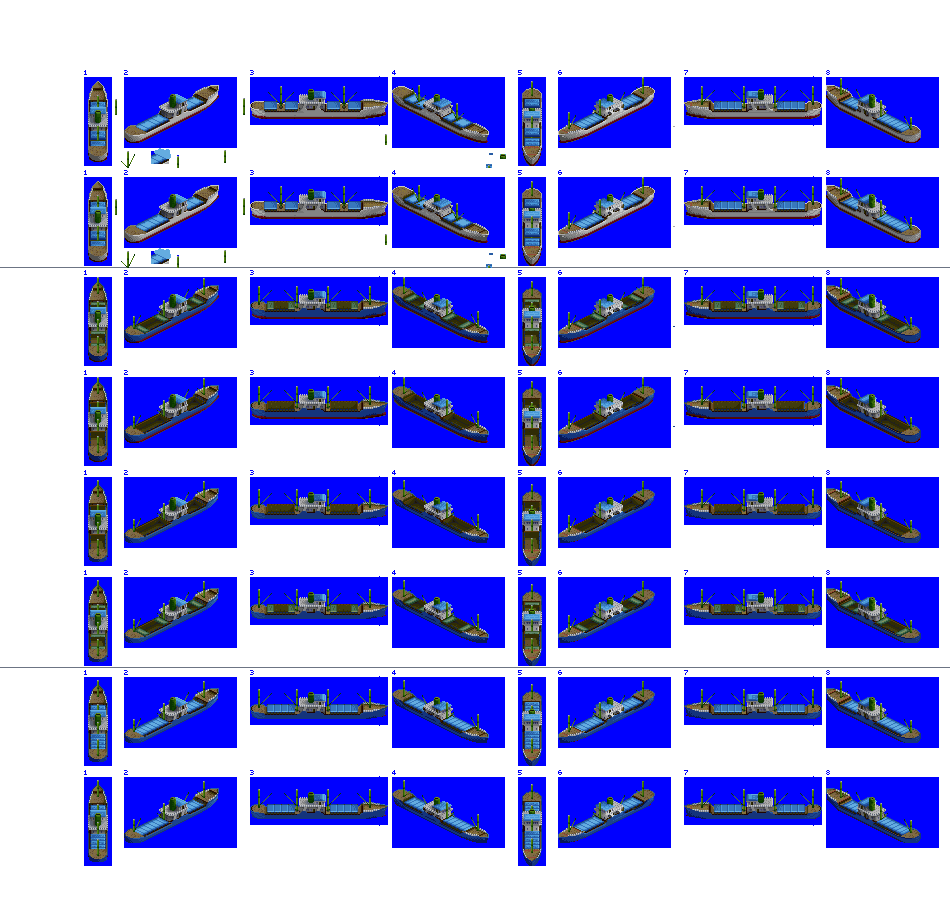
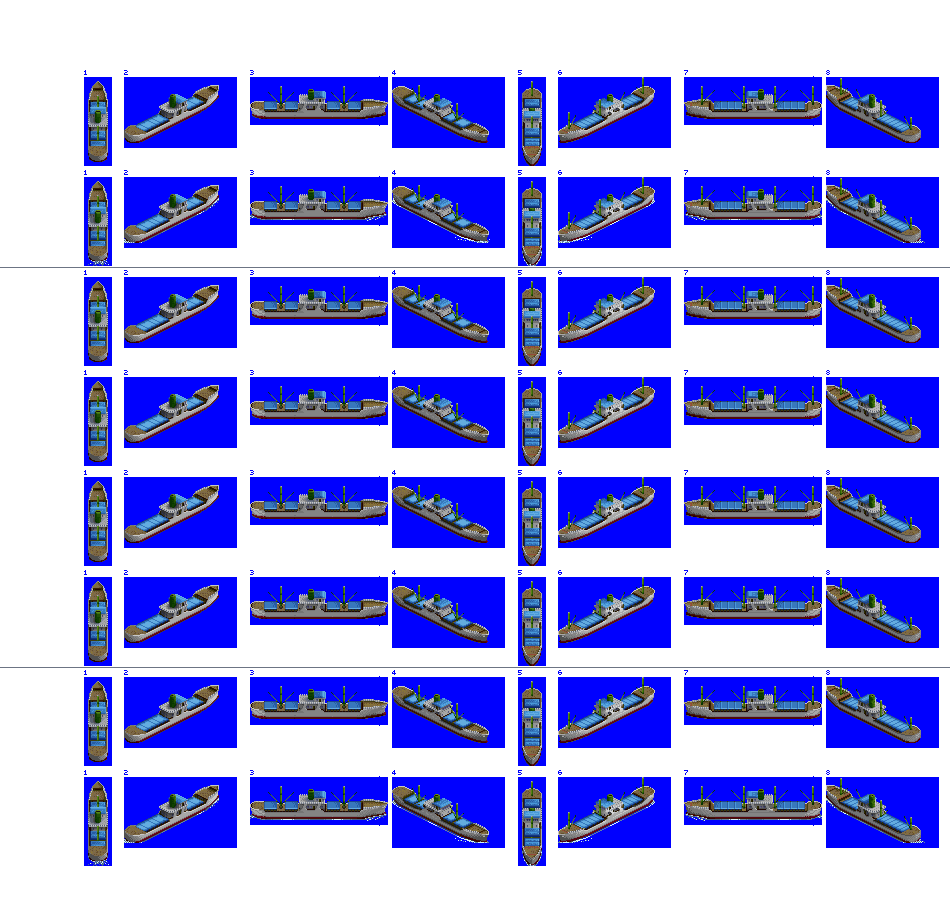
Layered file, before and after one edit (950px x 900px). Changes by layer:
hid "Hold Overlay" over (90, 294, 910, 649)
showed "prop / bow wash" over (88, 198, 925, 866)
removed layer "gcv" over (88, 98, 921, 866)
renamed "Layer 1" to "reefer", moved it above "Layer 2", painted on it over (88, 98, 925, 866)
removed layer "hatches" over (90, 294, 910, 649)
